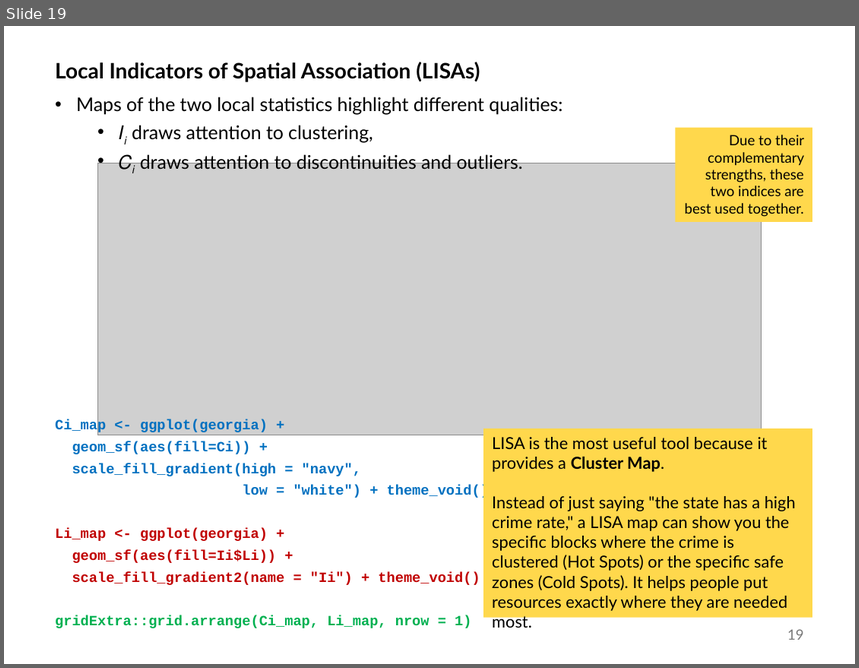
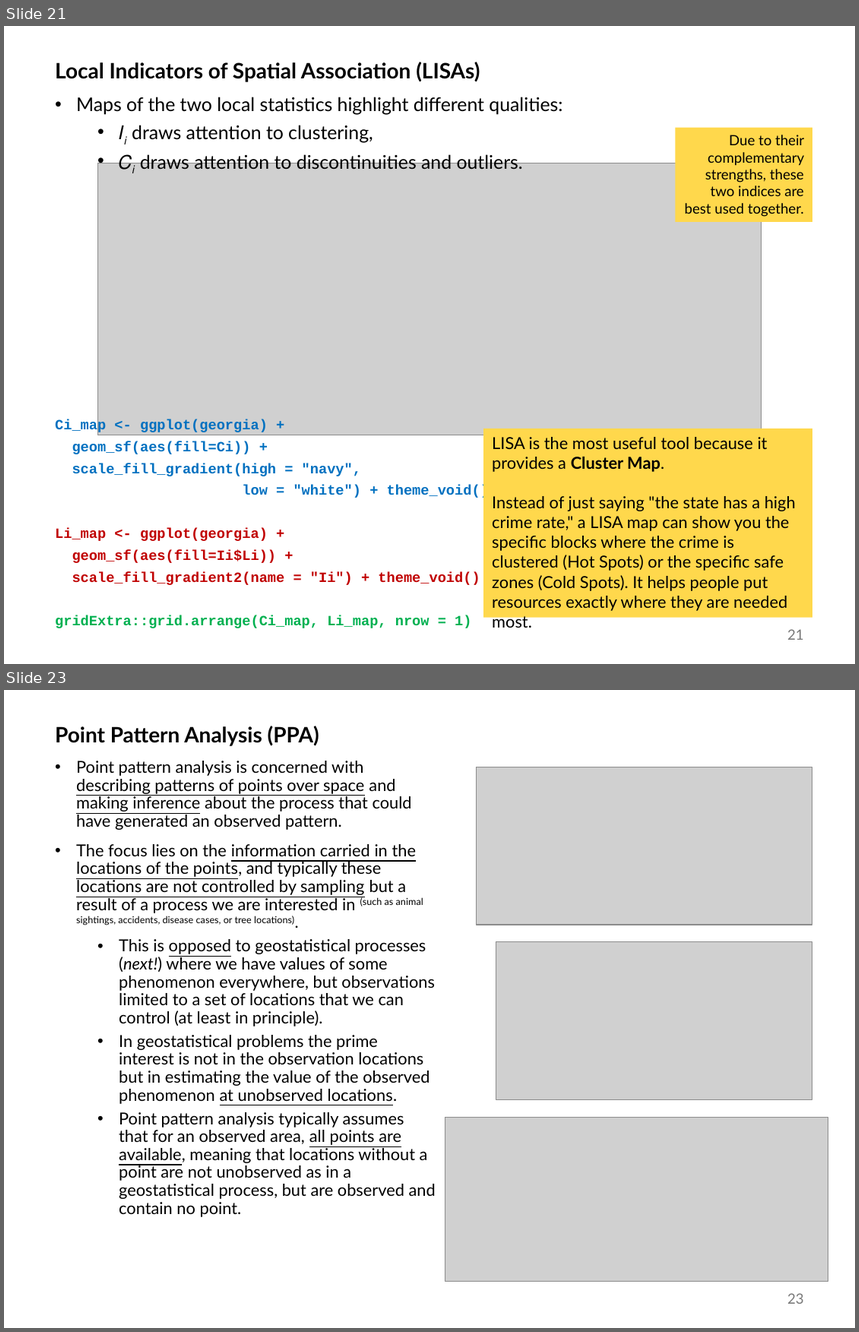
Before and after one commit to abuabara/abuabara.github.io, a slide deck: DAEN489S26/week12_slides.pptx. Shown one above the other, each under a label of ours: slide 19 before the commit, slides 21 and 23 after it; the slides between them are not shown. The pictures are 859x668 and 859x1332 pixels, drawn with LibreOffice and Linux fonts; fonts in the diff are those of the drawing; grey boxes stand for pictures. Boxes give left, top, right and bottom in pixels: in the first picture for what was removed or moved away, otherwise in the second. Text is boxed around its words. In the diff, an @@ line names an element or a change of style, - is before the commit and + after.

```diff
--- a/DAEN489S26/week12_slides.pptx
+++ b/DAEN489S26/week12_slides.pptx
@@ slide 23 added at [4, 690, 855, 1328], background #FFFFFF @@
@@ text added at [55, 726, 436, 1217], 14 pt, text #000000 @@
+Point Pattern Analysis (PPA)
+• Point pattern analysis is concerned with describing patterns of points over space and making inference about the process that could have generated an observed pattern.
+• The focus lies on the information carried in the locations of the points, and typically these locations are not controlled by sampling but a result of a process we are interested in (such as animal sightings, accidents, disease cases, or tree locations).
+  • This is opposed to geostatistical processes (next!) where we have values of some phenomenon everywhere, but observations limited to a set of locations that we can control (at least in principle).
+  • In geostatistical problems the prime interest is not in the observation locations but in estimating the value of the observed phenomenon at unobserved locations.
+  • Point pattern analysis typically assumes that for an observed area, all points are available, meaning that locations without a point are not unobserved as in a geostatistical process, but are observed and contain no point.
@@ picture added at [477, 767, 813, 925] @@
@@ picture added at [496, 942, 812, 1100] @@
@@ picture added at [446, 1117, 829, 1281] @@
@@ page number added at [788, 1293, 804, 1304], 12 pt, text #797979 @@
+23
@@ what was slide 19 is now slide 21 @@
@@ page number at [788, 629, 804, 640]: text changed @@
-19
+21
```
Also in this commit, not shown: 16 slides changed, 6 other slides added, 2 slides removed, 1 other file.
